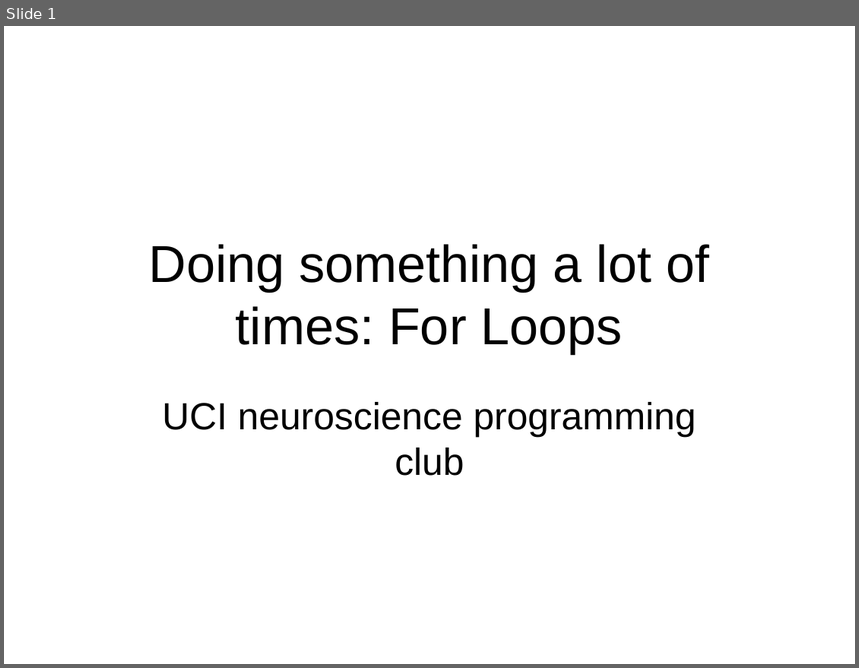
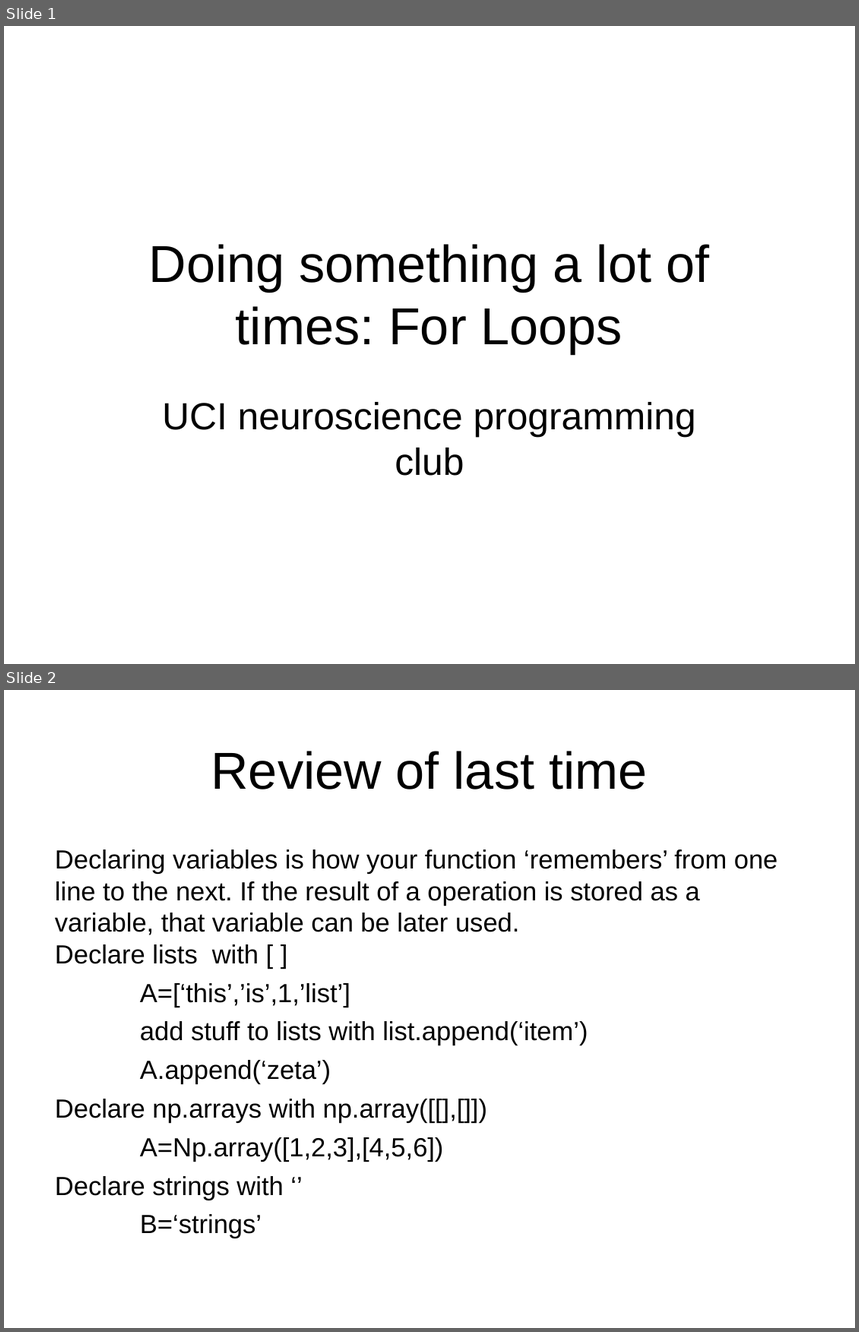
Before and after one commit to cdcox/PythonClassScripts, a slide deck: LectureForMeeting2ForLoops.ppt. Shown one above the other, each under a label of ours: slide 1 before the commit, slides 1 and 2 after it. The pictures are 859x668 and 859x1332 pixels, drawn with LibreOffice and Linux fonts; fonts in the diff are those of the drawing. Boxes give left, top, right and bottom in pixels: in the first picture for what was removed or moved away, otherwise in the second. Text is boxed around its words. In the diff, an @@ line names an element or a change of style, - is before the commit and + after.

```diff
--- a/LectureForMeeting2ForLoops.ppt
+++ b/LectureForMeeting2ForLoops.ppt
@@ slide 2 added at (x1=4, y1=690, x2=855, y2=1328), background #FFFFFF @@
@@ title added at (x1=211, y1=751, x2=647, y2=790), 44 pt, text #000000 @@
+Review of last time
@@ text added at (x1=55, y1=850, x2=778, y2=1239), 22.2 pt, text #000000 @@
+Declaring variables is how your function ‘remembers’ from one line to the next. If the result of a operation is stored as a variable, that variable can be later used.
+Declare lists with [ ]
+A=[‘this’,’is’,1,’list’]
+add stuff to lists with list.append(‘item’)
+A.append(‘zeta’)
+Declare np.arrays with np.array([[],[]])
+A=Np.array([1,2,3],[4,5,6])
+Declare strings with ‘’
+B=‘strings’
```
Also in this commit, not shown: 1 slide changed, 9 other files.
